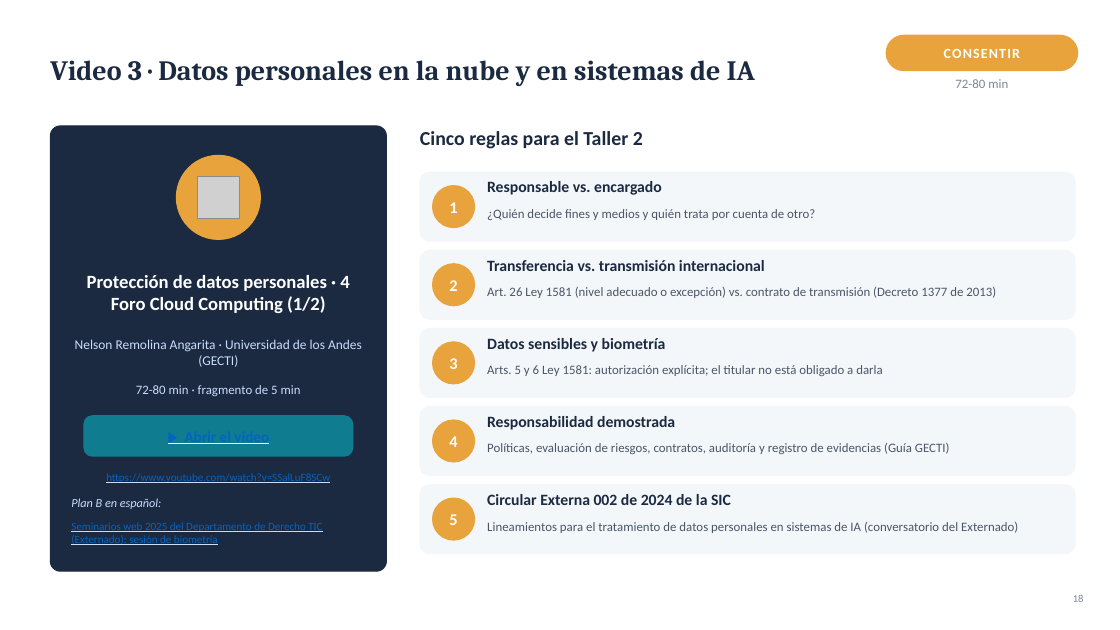
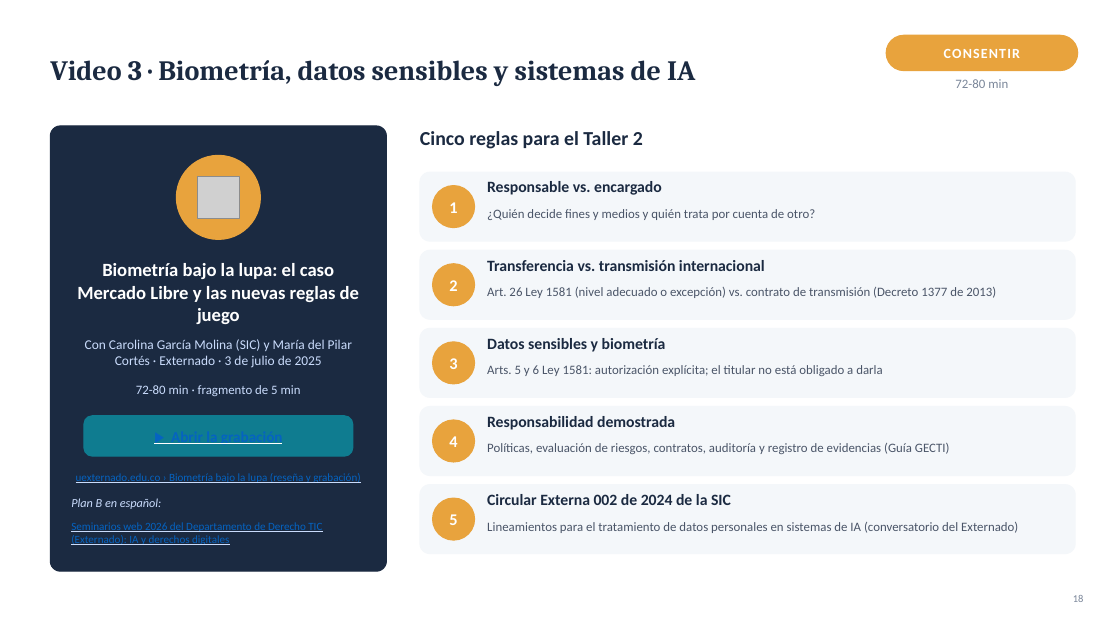
Before and after one commit to Arturoramos22/Arturoramos22, a slide deck: slide 18 of conferencia-derecho-tecnologia/DIAPOSITIVAS.pptx. Drawn at 1120x630 pixels with LibreOffice and Linux fonts; fonts in the diff are those of the drawing; grey boxes stand for pictures. Boxes give left, top, right and bottom in pixels: in the first picture for what was removed or moved away, otherwise in the second. Text is boxed around its words. In the diff, an @@ line names an element or a change of style, - is before the commit and + after.

```diff
--- a/conferencia-derecho-tecnologia/DIAPOSITIVAS.pptx
+++ b/conferencia-derecho-tecnologia/DIAPOSITIVAS.pptx
@@ text at (50, 60, 695, 86): text changed @@
-Video 3 · Datos personales en la nube y en sistemas de IA
+Video 3 · Biometría, datos sensibles y sistemas de IA
@@ text at (77, 263, 359, 324): text changed @@
-Protección de datos personales · 4 Foro Cloud Computing (1/2)
+Biometría bajo la lupa: el caso Mercado Libre y las nuevas reglas de juego
@@ text at (85, 339, 352, 368): text changed @@
-Nelson Remolina Angarita · Universidad de los Andes (GECTI)
+Con Carolina García Molina (SIC) y María del Pilar Cortés · Externado · 3 de julio de 2025
@@ text at (171, 432, 283, 444): text changed @@
-▶ Abrir el video
+▶ Abrir la grabación
@@ text at (76, 473, 360, 483): text changed @@
-https://www.youtube.com/watch?v=SSalLuF8SCw
+uexternado.edu.co › Biometría bajo la lupa (reseña y grabación)
@@ text at (71, 522, 322, 545): text changed @@
-Seminarios web 2025 del Departamento de Derecho TIC (Externado): sesión de biometría
+Seminarios web 2026 del Departamento de Derecho TIC (Externado): IA y derechos digitales
```
Also in this commit, not shown: 9 other slides changed, 6 other files.
